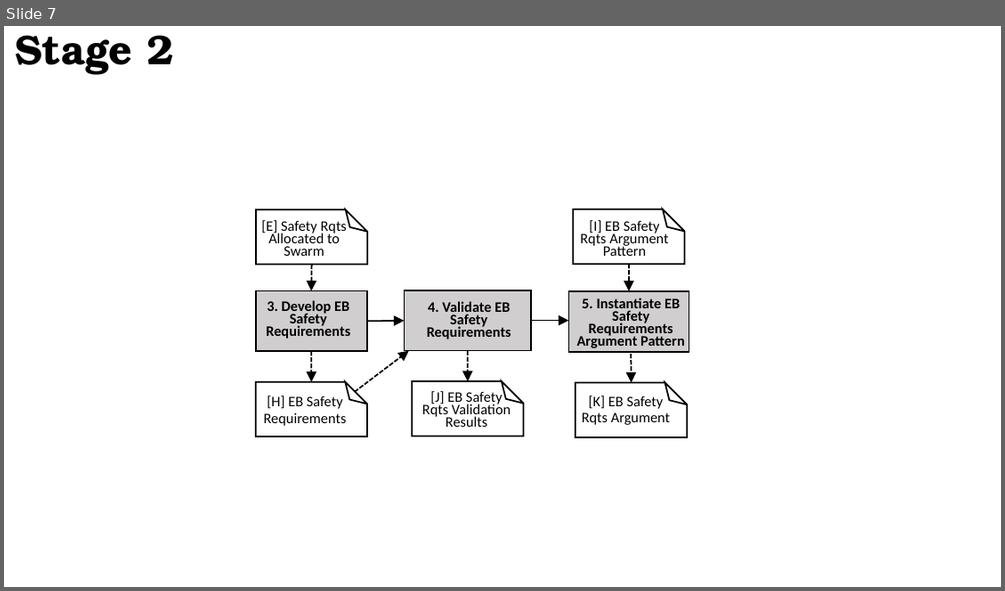
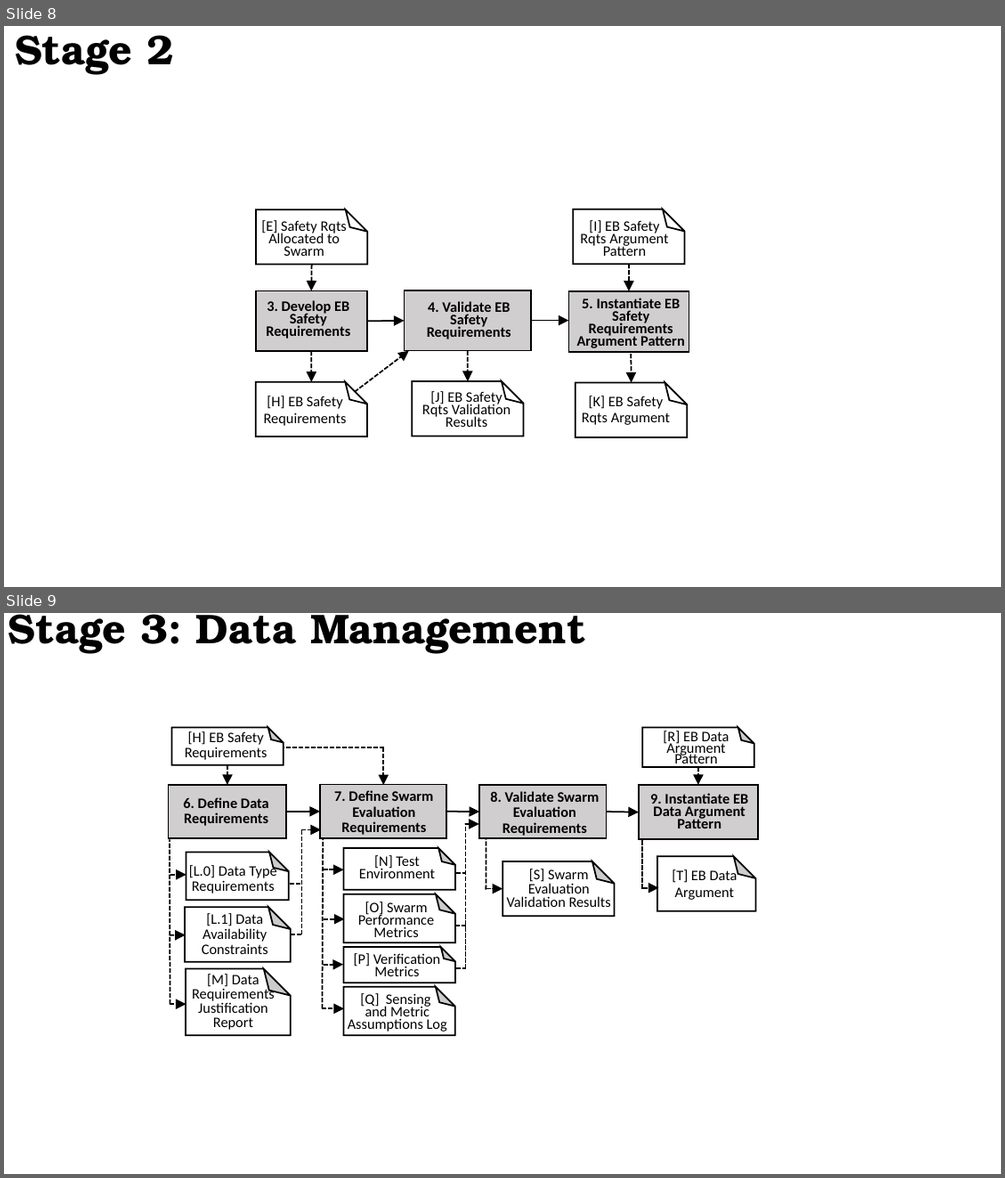
Before and after one commit to TSL-UOB/AERoS, a slide deck: source/figures/Figs_Artwork_2023-02-09.pptx. Shown one above the other, each under a label of ours: slide 7 before the commit, slides 8 and 9 after it. The pictures are 1005x591 and 1005x1178 pixels, drawn with LibreOffice and Linux fonts; fonts in the diff are those of the drawing; background and template pictures are left out. Boxes give left, top, right and bottom in pixels: in the first picture for what was removed or moved away, otherwise in the second. Text is boxed around its words. In the diff, an @@ line names an element or a change of style, - is before the commit and + after.

```diff
--- a/source/figures/Figs_Artwork_2023-02-09.pptx
+++ b/source/figures/Figs_Artwork_2023-02-09.pptx
@@ slide 9 added at <box>4,613,1001,1174</box>, background #FFFFFF @@
@@ text added at <box>8,614,586,654</box>, 40 pt, text #000000, bold @@
+Stage 3: Data Management
@@ group added at <box>169,728,758,1035</box>: 17 arrows, 15 texts, 12 lines, 11 folded corners, 4 rectangles @@
+[L.0] Data Type Requirements
+6. Define Data Requirements
+7. Define Swarm Evaluation Requirements
+[R] EB Data Argument Pattern
+8. Validate Swarm Evaluation Requirements
+[N] Test Environment
+[S] Swarm Evaluation Validation Results
+9. Instantiate EB Data Argument Pattern
+[H] EB Safety Requirements
+[T] EB Data Argument
+[M] Data Requirements Justification Report
+[O] Swarm Performance Metrics
+[P] Verification Metrics
+[Q] Sensing
+and Metric Assumptions Log
+[L.1] Data Availability Constraints
@@ what was slide 7 is now slide 8 @@
```
Also in this commit, not shown: 3 slides changed, 2 other slides added, 1 slide removed, 11 other files.
